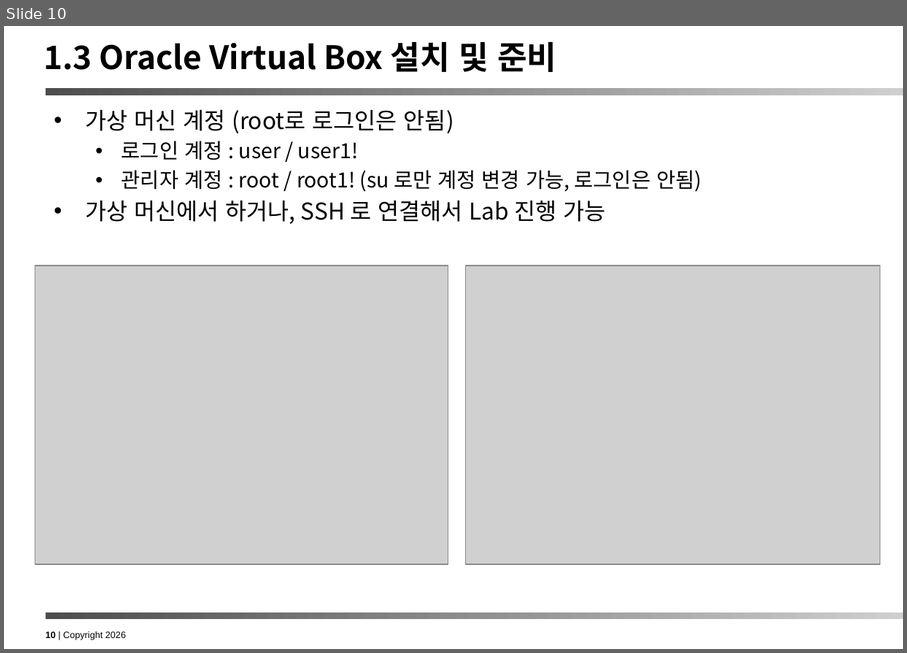
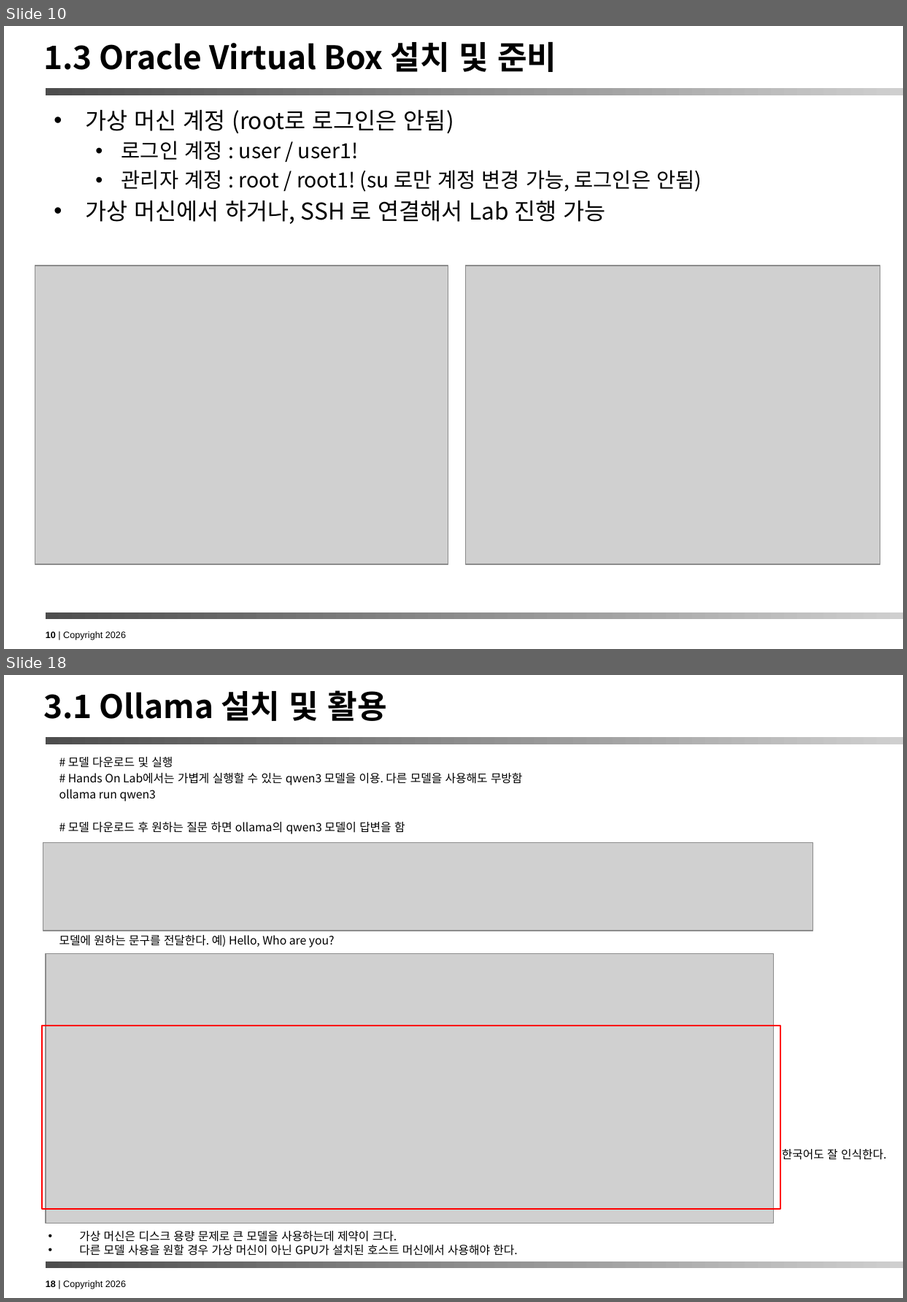
Before and after one commit to ykchang/ontology_handson, a slide deck: doc/Ontology Hands On Lab.pptx. Shown one above the other, each under a label of ours: slide 10 before the commit, slides 10 and 18 after it; the slides between them are not shown. The pictures are 907x653 and 907x1302 pixels, drawn with LibreOffice and Linux fonts; fonts in the diff are those of the drawing; grey boxes stand for pictures. Boxes give left, top, right and bottom in pixels: in the first picture for what was removed or moved away, otherwise in the second. Text is boxed around its words. In the diff, an @@ line names an element or a change of style, - is before the commit and + after.

```diff
--- a/doc/Ontology Hands On Lab.pptx
+++ b/doc/Ontology Hands On Lab.pptx
@@ slide 18 added at bbox=[4, 675, 903, 1298], background #FFFFFF; not listed: 3 template elements that a slide beside it also shows @@
@@ title added at bbox=[43, 690, 387, 721], 28 pt, text #000000, bold @@
+3.1 Ollama 설치 및 활용
@@ text added at bbox=[59, 757, 522, 947], 10 pt, text #000000 @@
+# 모델 다운로드 및 실행
+# Hands On Lab에서는 가볍게 실행할 수 있는 qwen3 모델을 이용. 다른 모델을 사용해도 무방함
+ollama run qwen3
+# 모델 다운로드 후 원하는 질문 하면 ollama의 qwen3 모델이 답변을 함
+모델에 원하는 문구를 전달한다. 예) Hello, Who are you?
@@ picture added at bbox=[43, 843, 813, 931] @@
@@ picture added at bbox=[46, 954, 774, 1223] @@
@@ rectangle added at bbox=[42, 1025, 781, 1208], outline #FF0000 1.5 pt @@
@@ text added at bbox=[782, 1149, 887, 1160], 10 pt, text #000000 @@
+한국어도 잘 인식한다.
@@ text added at bbox=[79, 1231, 517, 1255], 10 pt, text #000000 @@
+• 가상 머신은 디스크 용량 문제로 큰 모델을 사용하는데 제약이 크다.
+• 다른 모델 사용을 원할 경우 가상 머신이 아닌 GPU가 설치된 호스트 머신에서 사용해야 한다.
```
Also in this commit, not shown: 3 slides changed, 26 other slides added, 7 slides removed, 5 other files.
